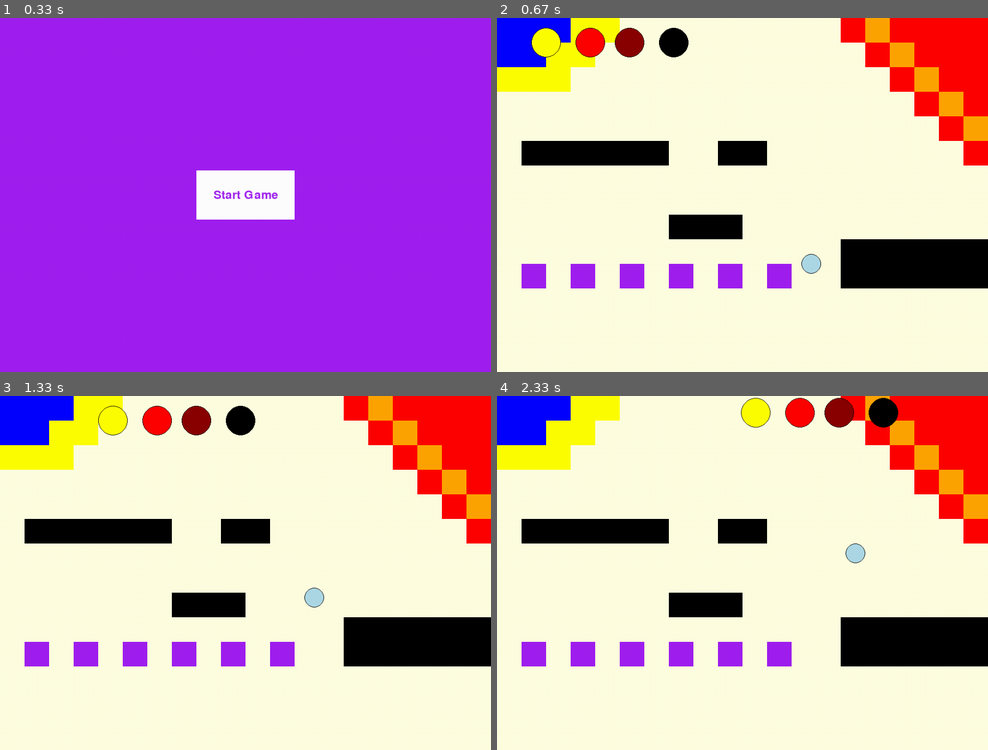
Above: before the commit, frames 1-4 (two rows, left to right).
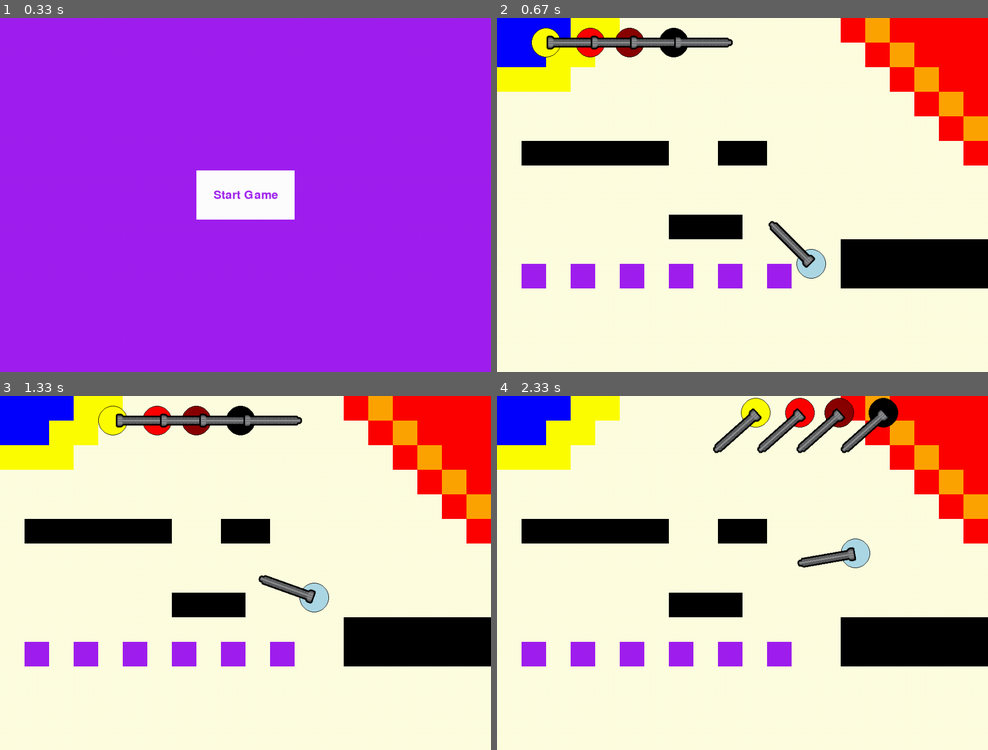
Above: after the commit, the same moments.

Repository: Luk38/Roboarena
Game: pygame game, started from RoboarenaGame.py
Two runs of this game, one before a commit and one after it. Both use one fixed random seed, a clock stepped at 60 frames per second and the inputs below.
Inputs:
- Up to frame 1 (0.33 s): no input
- Up to frame 2 (0.67 s): click "Start Game" at 0.38 s
- Up to frame 3 (1.33 s): hold Right 0.67-1.13 s; hold Up from 1.17 s (still down); hold W from 1.17 s (still down)
- Up to frame 4 (2.33 s): release Up at 1.47 s; release W at 1.47 s; hold Right 1.5-1.97 s; hold D 1.5-1.97 s; hold Left from 2 s (still down); hold A from 2 s (still down)

Frame 1 is identical in both runs. In frame 2, 1.6% of the frame differs, in the area x 10-67%, y 4-74%; in frame 3, 1.6%; in frame 4, 2.0%, in the area x 44-80%, y 3-49%.

Commit message:
Added Cannons and their movement

Diff:
--- a/BasicRobot.py
+++ b/BasicRobot.py
@@ -23,7 +23,7 @@
         pygame.draw.circle(screen, self.color, (self.x, self.y), self.r)
         pygame.draw.circle(screen, "black", (self.x, self.y), self.r, width=1)
 
-    def update(self):
+    def update(self, screen):
         # update speed
         self.v += self.a
 
@@ -51,6 +51,9 @@
 
         self.handle_user_input()
 
+        self.Cannon = Cannon(self.x, self.y)
+        self.Cannon.update(self.alpha, screen)
+
     def handle_user_input(self):
         # Based on the input, modify the acceleration (a) and rotational acceleration (a_alpha) of the robots
         keys = pygame.key.get_pressed()
@@ -62,3 +65,37 @@
             self.a = 0.5
         elif keys[pygame.K_DOWN]:
             self.a_alpha = 0.2  # Set positive
+
+
+class Cannon:
+    def __init__(self, x, y):
+        self.x = x
+        self.y = y
+        self.image = pygame.image.load("img/Assets/cannon.png")
+        self.image = pygame.transform.scale(
+            self.image, (28, 240)
+        )  # Skaliere das Bild auf eine geeignete Größe
+        self.image_rect = self.image.get_rect(topleft=(self.x, self.y))
+
+    def update(self, alpha, screen):
+        angle = math.degrees(alpha)
+        rotated_image = pygame.transform.rotate(self.image, -angle - 90)
+        rotated_rect = rotated_image.get_rect(center=(self.x, self.y))
+        screen.blit(rotated_image, rotated_rect.topleft)
+
+    def playercannon(self, x, y, screen):
+        # Mausposition abrufen
+        mouse_x, mouse_y = pygame.mouse.get_pos()
+
+        # Vektor vom Objekt zur Maus
+        dx = mouse_x - x
+        dy = mouse_y - y
+
+        # Winkel berechnen
+        angle_rad = math.atan2(dy, dx)
+        angle_deg = math.degrees(angle_rad)
+
+        # Bild rotieren
+        rotated_image = pygame.transform.rotate(self.image, -angle_deg - 90)
+        rotated_rect = rotated_image.get_rect(center=(x, y))
+        screen.blit(rotated_image, rotated_rect.topleft)
--- a/RoboarenaGame.py
+++ b/RoboarenaGame.py
@@ -1,6 +1,7 @@
 import pygame
+import math
 from arena import arena
-from BasicRobot import BasicRobot
+from BasicRobot import *
 
 pygame.init()
 
@@ -35,7 +36,9 @@
 Arena = arena(1000, 1000, 50, 50)
 
 # Player
-Player = BasicRobot("lightblue", 640, 500, 20, 45)
+Player = BasicRobot("lightblue", 640, 500, 30, 45)
+PlayerCannon = Cannon(Player.x, Player.y)
+
 
 # Robots
 Robot1 = BasicRobot("yellow", 100, 50, 30, 0)
@@ -90,15 +93,16 @@
         # Render the graphics here.
         # ...
         Player.draw(screen)
+        PlayerCannon.playercannon(Player.x, Player.y, screen)
 
         Robot1.draw(screen)
         Robot2.draw(screen)
         Robot3.draw(screen)
         Robot4.draw(screen)
-        Robot1.update()
-        Robot2.update()
-        Robot3.update()
-        Robot4.update()
+        Robot1.update(screen)
+        Robot2.update(screen)
+        Robot3.update(screen)
+        Robot4.update(screen)
 
     else:
         # Do logical updates here.
Binary file added: img/Assets/cannon.png
